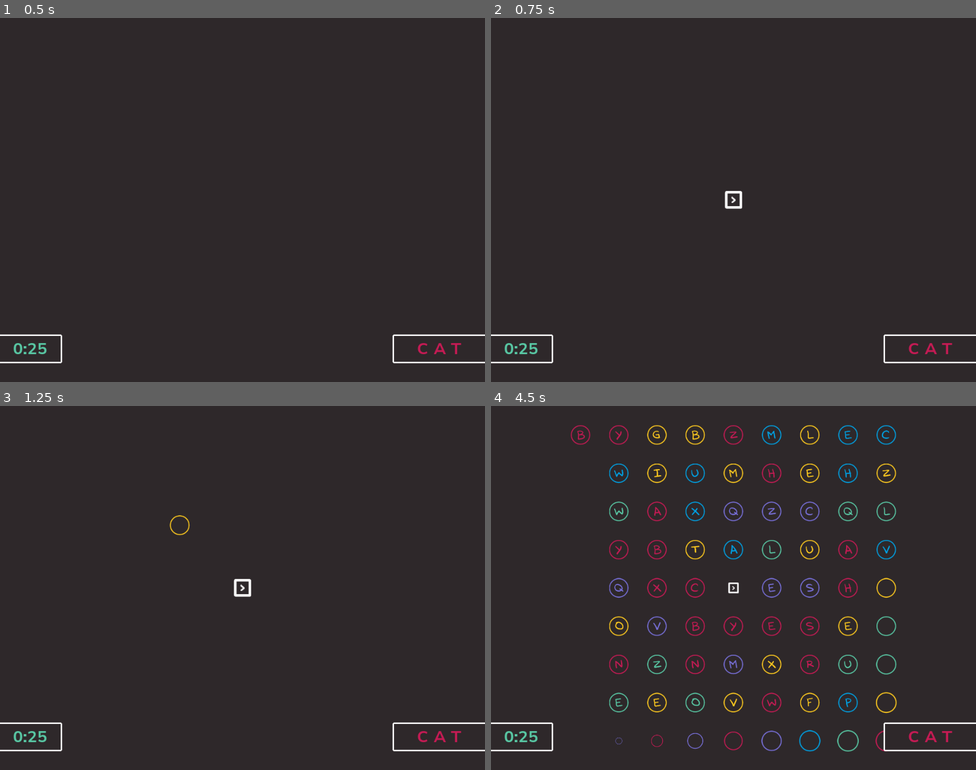
Above: before the commit, frames 1-4 (two rows, left to right).
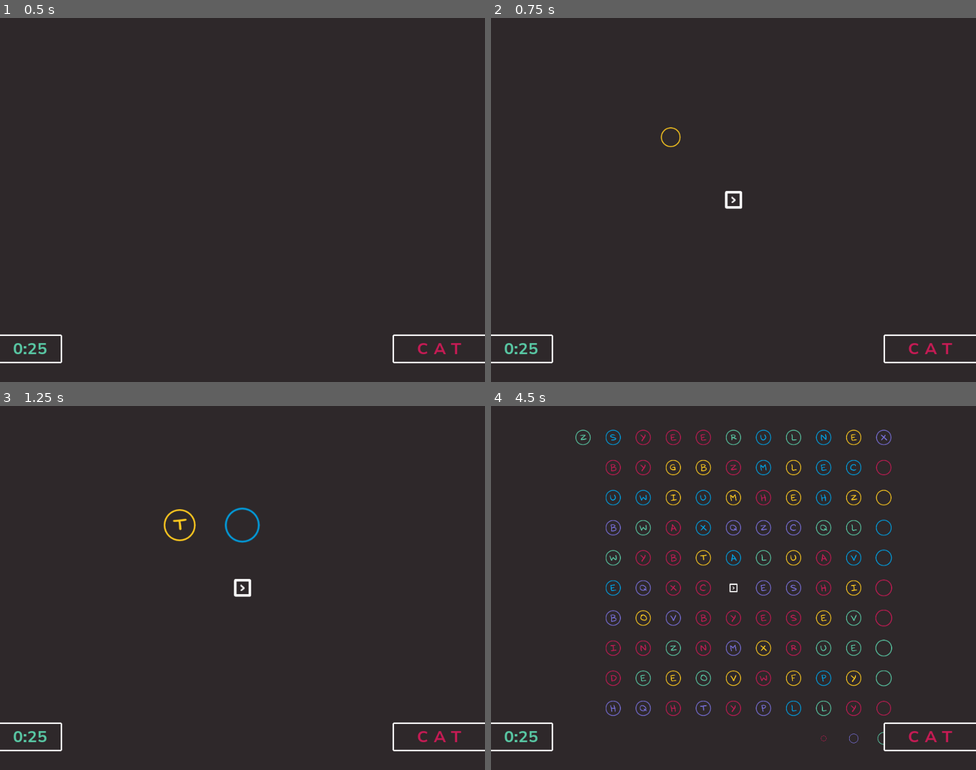
Above: after the commit, the same moments.

Repository: gontzalve/SSLS
Game: Godot game, scene res://scenes/game/main/main.tscn
Same seed, same stepped clock (60 frames per second), same inputs: the game is played once before the commit and once after it.
Inputs (mouse positions are in pixels of both pictures, inside the frame that each line leads up to):
- Up to frame 1 (0.5 s): no input
- Up to frame 2 (0.75 s): tap Enter at 0.5 s; move the mouse to (840, 181) at 0.52 s; hold D (move_right) from 0.53 s (still down); click (840, 181) at 0.6 s
- Up to frame 3 (1.25 s): keep holding D (move_right)
- Up to frame 4 (4.5 s): move the mouse to (636, 606) at 1.27 s; release D (move_right) at 1.28 s; hold S (move_down) 1.28-2.03 s; tap Mouse wheel up (zoom_in) at 1.35, 3.6 s; move the mouse to (782, 507) at 2.02 s; hold D (move_right) 2.03-2.78 s; tap Mouse wheel down (zoom_out) at 2.1, 4.35 s; move the mouse to (709, 660) at 2.77 s; hold W (move_up) 2.78-3.53 s; click (709, 660) at 2.85 s; move the mouse to (879, 642) at 3.52 s; hold A (move_left) from 3.53 s (still down); move the mouse to (588, 533) at 4.27 s

Frame 1 is identical in both runs. In frame 2, less than 0.1% of the frame differs, in the area x 34-40%, y 30-36%; in frame 3, 0.4%; in frame 4, 8.7%, in the area x 16-84%, y 5-95%.

Commit message:
Add Player SFXs

Diff:
--- a/scenes/game/player/player.gd
+++ b/scenes/game/player/player.gd
@@ -5,6 +5,9 @@
 
 @export var movement_speed: float
 @export var movement_acceleration: float
+@export var audio_player: AudioStreamPlayer
+@export var sfx_player_appeared: AudioStream
+@export var sfx_player_shot: AudioStream
 
 var allowed_input: bool
 var is_shooting: bool
@@ -45,6 +48,10 @@
 	allowed_input = true
 
 
+func disallow_input() -> void:
+	allowed_input = false
+
+
 func _tween_up_scale() -> void:
 	var tween: Tween = create_tween()
 	var tweener: PropertyTweener
@@ -55,7 +62,7 @@
 
 
 func _on_appeared() -> void:
-	await get_tree().create_timer(0.5).timeout
+	_play_player_appeared_sfx(0.8)
 	appeared.emit()
 
 
@@ -99,6 +106,7 @@
 func _shoot(direction: Vector2) -> void:
 	is_shooting = true
 	shot_fired.emit($ShootingPivot.global_position, direction)
+	_play_player_shot_sfx(randf_range(0.9, 1.1))
 	_tween_player_arrow()
 	await get_tree().create_timer(SHOOT_COOLDOWN).timeout
 	is_shooting = false
@@ -122,3 +130,16 @@
 	var center_pos: Vector2 = get_viewport().size / 2
 	var angle = rad_to_deg(center_pos.angle_to_point(mouse_pos))
 	rotation_degrees = angle
+
+
+func _play_player_appeared_sfx(pitch: float) -> void:
+	audio_player.pitch_scale = pitch
+	audio_player.stream = sfx_player_appeared
+	audio_player.volume_db = 0
+	audio_player.play()
+
+func _play_player_shot_sfx(pitch: float) -> void:
+	audio_player.pitch_scale = pitch
+	audio_player.stream = sfx_player_shot
+	audio_player.volume_db = -8
+	audio_player.play()
--- a/scenes/game/player/player.tscn
+++ b/scenes/game/player/player.tscn
@@ -1,18 +1,23 @@
-[gd_scene load_steps=5 format=3 uid="uid://cj0w5dwyhcvv8"]
+[gd_scene load_steps=7 format=3 uid="uid://cj0w5dwyhcvv8"]
 
 [ext_resource type="Script" path="res://scenes/game/player/player.gd" id="1_52xme"]
 [ext_resource type="Texture2D" uid="uid://c4db867j0ajg2" path="res://graphics/game/player/PlayerOutline.png" id="2_6a5kw"]
+[ext_resource type="AudioStream" uid="uid://bqp56jh80yxre" path="res://sfxs/sfx_splash.wav" id="2_dpybg"]
 [ext_resource type="Texture2D" uid="uid://boofwcm6g13eu" path="res://graphics/game/player/PlayerArrow.png" id="3_d7osy"]
+[ext_resource type="AudioStream" uid="uid://cq1x0giape42u" path="res://sfxs/sfx_gun.wav" id="3_lttf0"]
 
 [sub_resource type="CircleShape2D" id="CircleShape2D_t4nuc"]
 radius = 24.0
 
-[node name="Player" type="CharacterBody2D"]
+[node name="Player" type="CharacterBody2D" node_paths=PackedStringArray("audio_player")]
 collision_mask = 2
 motion_mode = 1
 script = ExtResource("1_52xme")
 movement_speed = 480.0
 movement_acceleration = 2000.0
+audio_player = NodePath("AudioStreamPlayer")
+sfx_player_appeared = ExtResource("2_dpybg")
+sfx_player_shot = ExtResource("3_lttf0")
 
 [node name="CollisionShape2D" type="CollisionShape2D" parent="."]
 shape = SubResource("CircleShape2D_t4nuc")
@@ -25,3 +30,5 @@
 
 [node name="ShootingPivot" type="Node2D" parent="."]
 position = Vector2(32, 0)
+
+[node name="AudioStreamPlayer" type="AudioStreamPlayer" parent="."]
Not shown, added: sfxs/sfx_gun.wav.import
Not shown, added: sfxs/sfx_gun.wav
